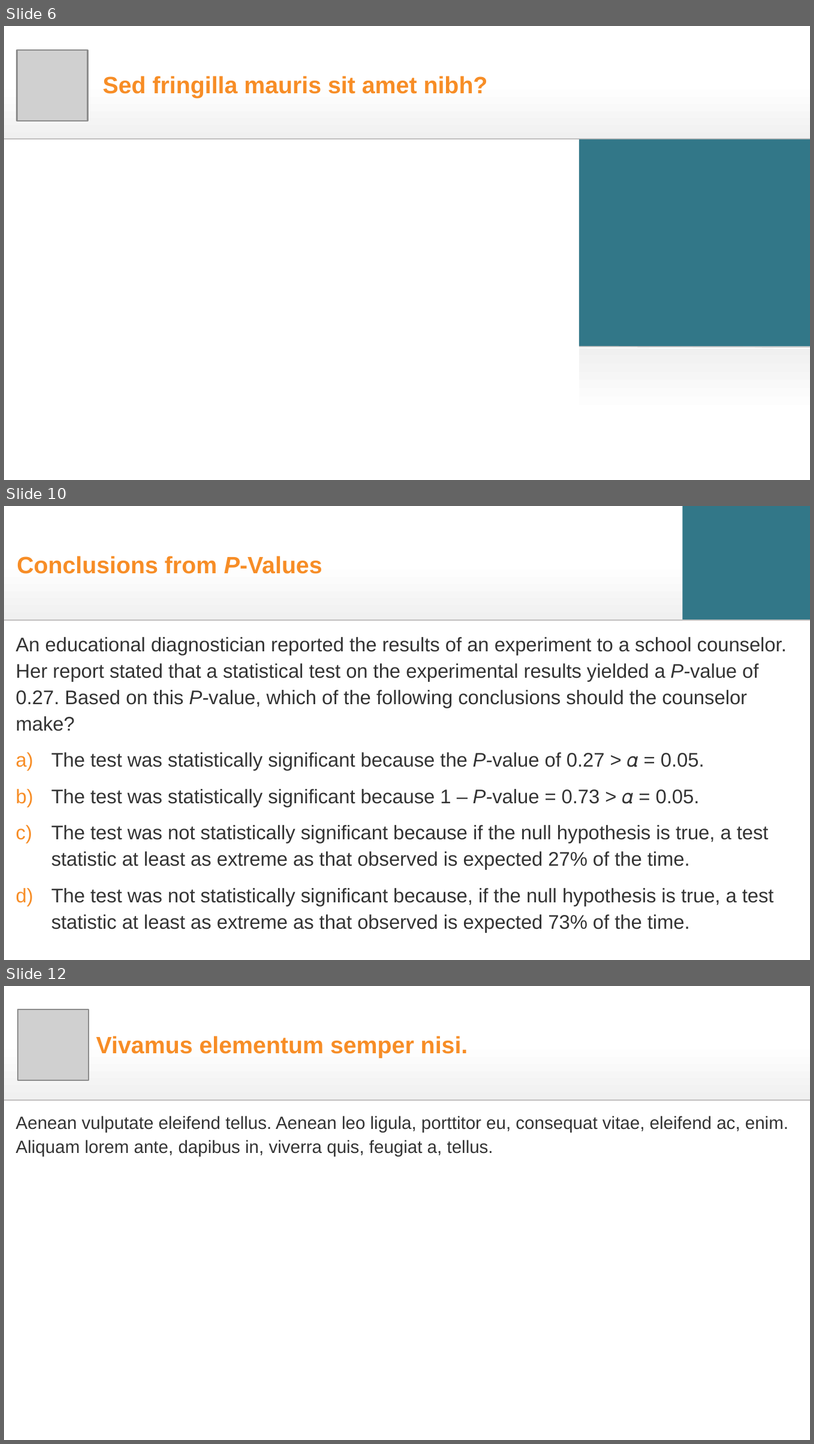
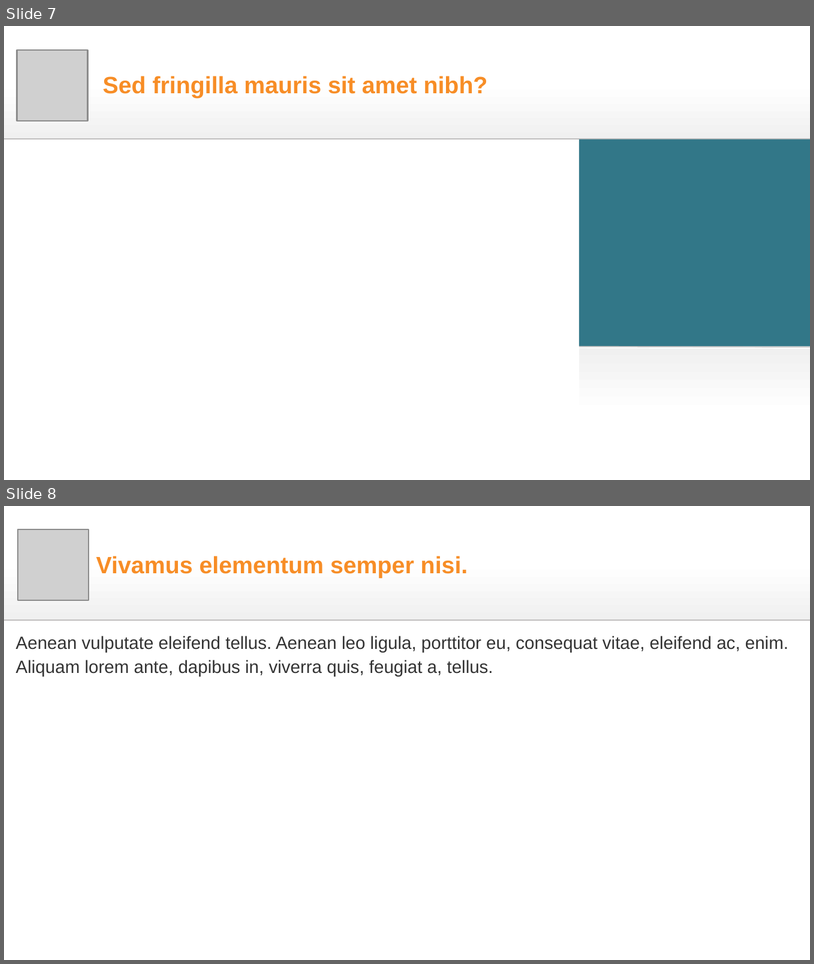
Before and after one commit to davidm3591/et_debug, a slide deck: testing_debug/submit_PythonistsaCafe_SO/0123-45-67.pptx. Shown one above the other, each under a label of ours: slides 6, 10 and 12 before the commit, slides 7 and 8 after it; the slides between them are not shown. The pictures are 814x1444 and 814x964 pixels, drawn with LibreOffice and Linux fonts; fonts in the diff are those of the drawing; grey boxes stand for pictures. Boxes give left, top, right and bottom in pixels: in the first picture for what was removed or moved away, otherwise in the second. Text is boxed around its words. In the diff, an @@ line names an element or a change of style, - is before the commit and + after.

```diff
--- a/testing_debug/submit_PythonistsaCafe_SO/0123-45-67.pptx
+++ b/testing_debug/submit_PythonistsaCafe_SO/0123-45-67.pptx
@@ slide 10 removed at [4, 506, 810, 960], background #FFFFFF; not listed: 2 template elements that a slide beside it also shows @@
@@ rectangle removed at [683, 506, 810, 619] @@
@@ title removed at [17, 556, 323, 574] @@
-Conclusions from P-Values
@@ text removed at [16, 637, 787, 933] @@
-An educational diagnostician reported the results of an experiment to a school counselor. Her report stated that a statistical test on the experimental results yielded a P-value of 0.27. Based on this P-value, which of the following conclusions should the counselor make?
-a) The test was statistically significant because the P-value of 0.27 > 𝛼 = 0.05.
-b) The test was statistically significant because 1 – P-value = 0.73 > 𝛼 = 0.05.
-c) The test was not statistically significant because if the null hypothesis is true, a test statistic at least as extreme as that observed is expected 27% of the time.
-d) The test was not statistically significant because, if the null hypothesis is true, a test statistic at least as extreme as that observed is expected 73% of the time.
@@ what was slide 6 is now slide 7 @@
@@ what was slide 12 is now slide 8 @@
```
Also in this commit, not shown: 2 slides changed, 3 other slides removed, 2 other files.
